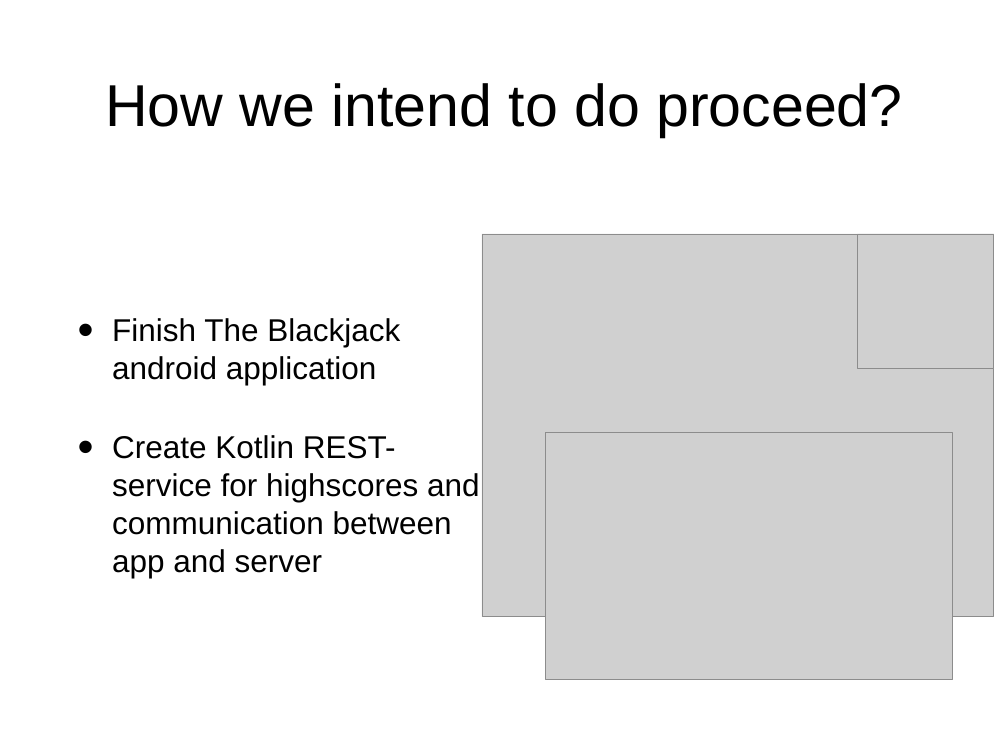
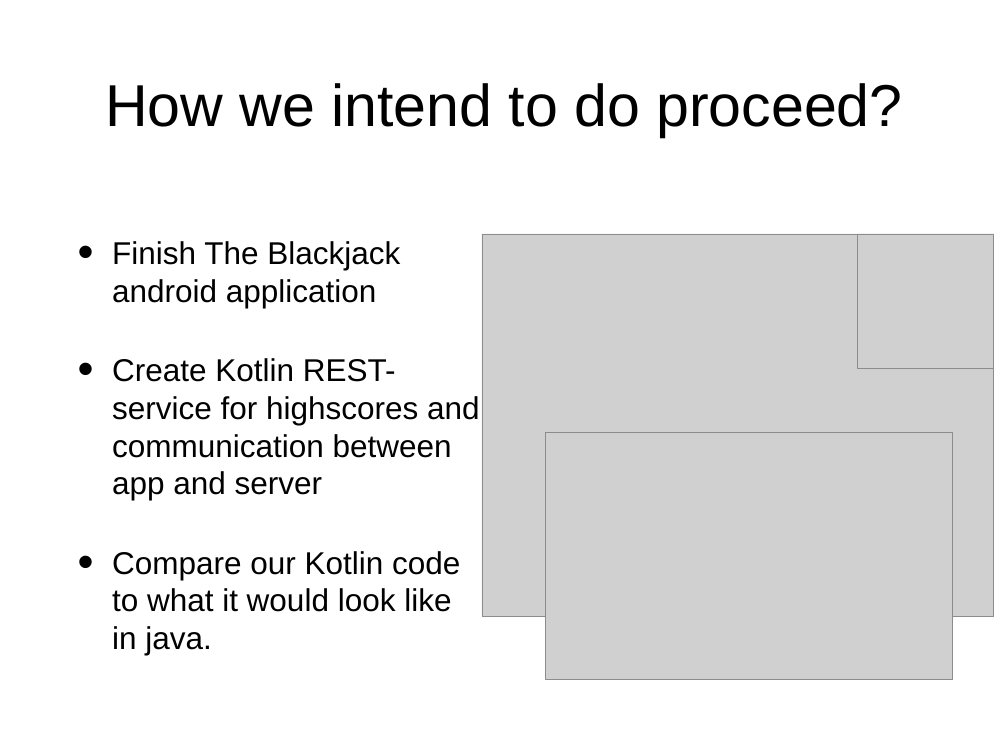
Before and after one commit to GardEngen/Blackjack, a slide deck: slide 5 of Project Presentation/Presentation.ppt. Drawn at 1008x756 pixels with LibreOffice and Linux fonts; fonts in the diff are those of the drawing; grey boxes stand for pictures. Boxes give left, top, right and bottom in pixels: in the first picture for what was removed or moved away, otherwise in the second. Text is boxed around its words. In the diff, an @@ line names an element or a change of style, - is before the commit and + after.

```diff
--- a/Project Presentation/Presentation.ppt
+++ b/Project Presentation/Presentation.ppt
@@ text at (112, 551, 460, 655): paragraph added @@
+• Compare our Kotlin code to what it would look like in java.
```
Also in this commit, not shown: 1 other slide changed, 1 slide added, 1 slide removed.
